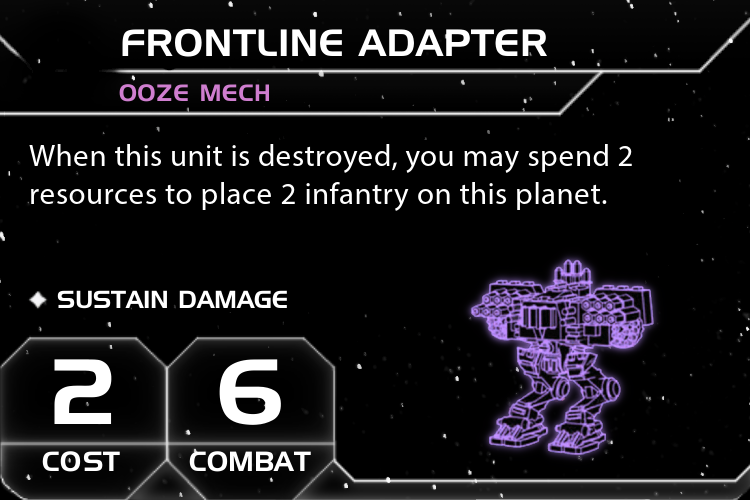
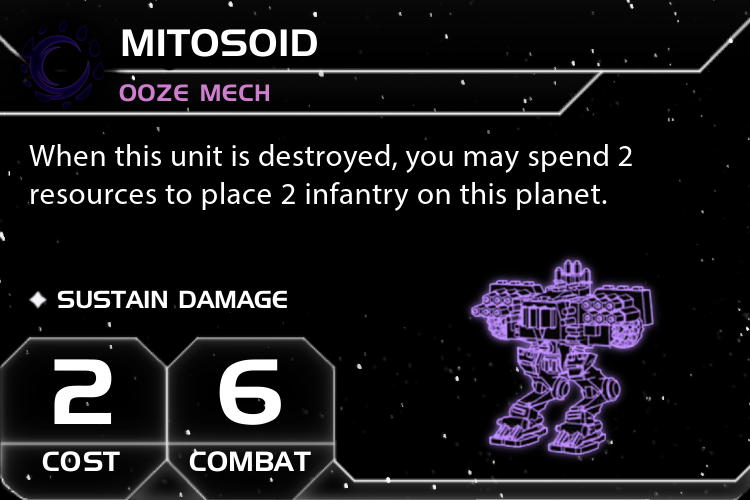
The second (750, 500) image is a revision of the first. Changes to its layers:
showed "icon.png copy #1" over [20, 20, 105, 109]
renamed "FRONTLINE ADAPTER" to "MITOSOID", painted on it over [122, 28, 547, 57]